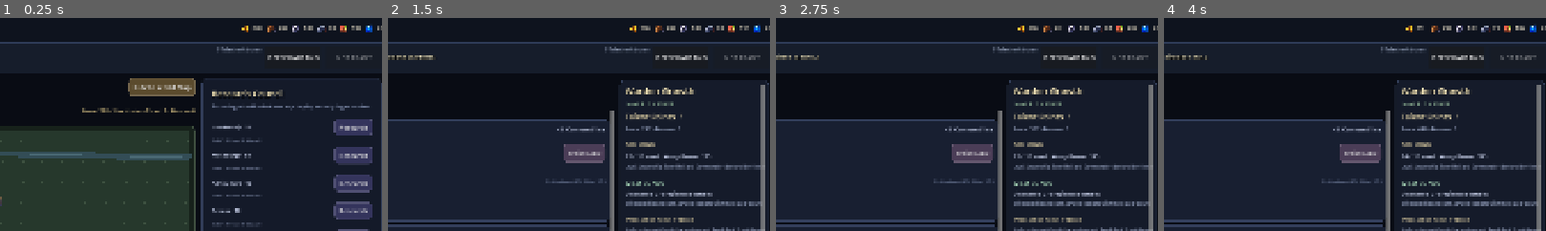
Above: before the commit, frames 1-4 (left to right).
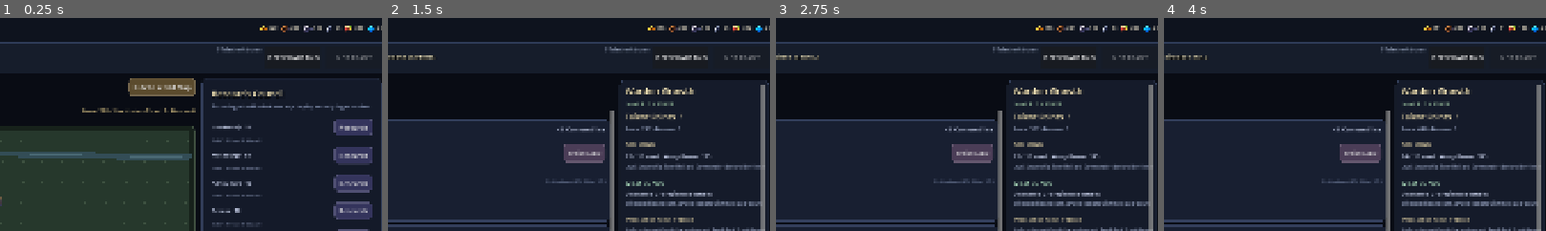
Above: after the commit, the same moments.

Repository: ramonsamagaio/marchbound
Game: Godot game, scene res://scenes/Main.tscn
The game is run twice, just before and just after one commit, with the same random seed, the same clock (stepped at 60 frames per second) and the same inputs.
Inputs:
- Up to frame 1 (0.25 s): no input
- Up to frame 2 (1.5 s): click "OPEN WARBAND" at 0.5 s; click "Recruit" at 1.25 s
- Up to frame 3 (2.75 s): click "Train Rank" at 2 s
- Up to frame 4 (4 s): click "Recruit" at 2.75 s; click "Train Rank" at 3.5 s
The pictures show only the part of the screen within x 49-99%, y 0-50%; the shares and areas given below are measured in that part.

The runs differ from the first frame. In frame 1, 0.7% of the frame differs, in the area x 63-98%, y 3-7%; in frame 2, 0.7%; in frame 3, 0.7%; in frame 4, 0.7%.

Commit message:
Tighten top resource bar for sub-1080p windows

Diff:
--- a/scripts/MainVisual.gd
+++ b/scripts/MainVisual.gd
@@ -50,12 +50,12 @@
 	UIFactory.clear_children(top_resources)
 	for key in GameState.RESOURCE_ORDER:
 		var item=HBoxContainer.new()
-		item.add_theme_constant_override("separation",5)
+		item.add_theme_constant_override("separation",3)
 		var icon=TextureRect.new()
-		icon.custom_minimum_size=Vector2(24,24)
+		icon.custom_minimum_size=Vector2(20,20)
 		icon.texture=VisualAtlas.texture("res_"+key)
 		icon.expand_mode=TextureRect.EXPAND_IGNORE_SIZE
 		icon.stretch_mode=TextureRect.STRETCH_KEEP_ASPECT_CENTERED
 		item.add_child(icon)
-		item.add_child(UIFactory.label(compact(float(GameState.resources[key])),13,Color("#e8dfc8")))
+		item.add_child(UIFactory.label(compact(float(GameState.resources[key])),12,Color("#e8dfc8")))
 		top_resources.add_child(item)
